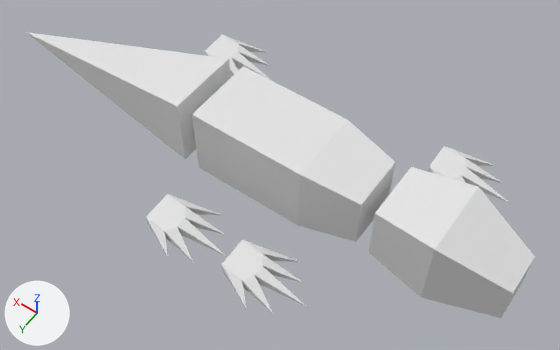
Two versions of the Blender file blender/lizard.blend, one commit apart.
Before and after are seen from a camera (50 mm lens) standing at (-0.165, 0.186, 0.294) and looking at (-0.033, 0.001, 0.004). Arrows for +X, +Y and +Z are at lower left; the lights stay in place.

Objects in the first picture: 'Body', 'Foot-0', 'Foot-1', 'Foot-2', 'Foot-3', 'Head', 'Tail'.
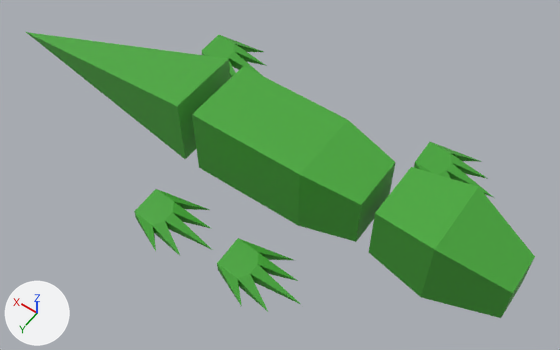
Pixel boxes [x1, y1, x2, y2] of what changed, in the pictures (560 x 350 px):
'Body', recoloured (white to green): [192, 66, 395, 242] in both
'Head', recoloured (white to green): [368, 167, 535, 318] in both
'Tail', recoloured (white to green): [26, 32, 230, 159] in both
'Foot-3', recoloured, moved: before [146, 194, 226, 263]; after [134, 189, 212, 255]
'Foot-2', recoloured, moved: before [221, 239, 306, 313]; after [217, 238, 300, 311]
'Foot-1', recoloured, moved: before [428, 146, 510, 203]; after [414, 142, 494, 198]
'Foot-0', recoloured, moved: before [205, 35, 272, 81]; after [202, 35, 267, 77]

What changed in the scene script:
```text
Add mat_lizard:
    mat_lizard = principled_material('Lizard')
    mat_lizard.base_color = (0.0624, 0.393, 0.0404)  # green #47a839
    mat_lizard.roughness = 0.4
Change me_cube_002:
    where me_cube_002.from_pydata(...)  # 8 vertices, 6 faces; spans x -3.49..3.49, y -1.0..1.0, z -0.5..1.5
    remove me_cube_002.materials.append(mat_material)  # white #e7e7e7
    add me_cube_002.materials.append(mat_lizard)  # green #47a839
Change me_cube_003:
    where me_cube_003.from_pydata(...)  # 12 vertices, 10 faces; spans x -1.66..1.6, y -1.0..1.0, z -0.92..1.08
    remove me_cube_003.materials.append(mat_material)  # white #e7e7e7
    add me_cube_003.materials.append(mat_lizard)  # green #47a839
Change me_cube:
    where me_cube.from_pydata(...)  # 12 vertices, 10 faces; spans x -2.01..2.54, y -1.0..1.0, z -1.0..1.0
    remove me_cube.materials.append(mat_material)  # white #e7e7e7
    add me_cube.materials.append(mat_lizard)  # green #47a839
Change me_plane_001:
    where me_plane_001.from_pydata(...)  # 17 vertices, 13 faces; spans x -1.33..0.81, y -0.89..0.82, z -0.11..0.2
    add me_plane_001.materials.append(mat_lizard)  # green #47a839
Change me_plane_002:
    where me_plane_002.from_pydata(...)  # 17 vertices, 13 faces; spans x -1.33..0.81, y -0.89..0.82, z -0.11..0.2
    add me_plane_002.materials.append(mat_lizard)  # green #47a839
Change me_plane:
    where me_plane.from_pydata(...)  # 17 vertices, 13 faces; spans x -1.33..0.81, y -0.89..0.82, z -0.11..0.2
    add me_plane.materials.append(mat_lizard)  # green #47a839
Change me_plane_003:
    where me_plane_003.from_pydata(...)  # 17 vertices, 13 faces; spans x -1.33..0.81, y -0.89..0.82, z -0.11..0.2
    add me_plane_003.materials.append(mat_lizard)  # green #47a839
Change ob_foot_1:
    ob_foot_1.location: (-0.1033, -0.05, 0.002) -> (-0.0958, -0.05, 0.0)
Change ob_foot_0:
    ob_foot_0.location: (0.0333, -0.05, 0.0021) -> (0.0358, -0.05, 0.0009)
Change ob_foot_2:
    ob_foot_2.location: (-0.0567, 0.05, 0.0021) -> (-0.0542, 0.05, 0.0009)
Change ob_foot_3:
    ob_foot_3.location: (-0.0133, 0.05, 0.002) -> (-0.0058, 0.05, 0.0)
```
